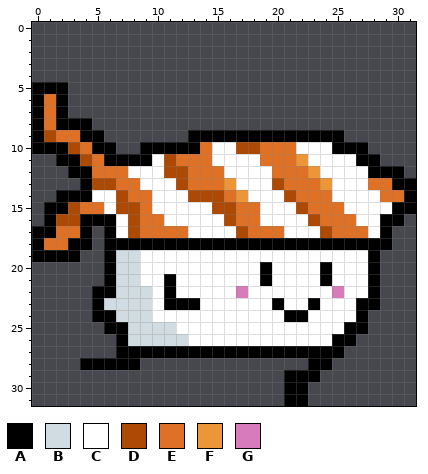
Pixel-art sprite -- public/images/salmon_nigiri_3.png. Above is the file before it was changed.
The file is 32x32 pixels.
Palette (. is transparent): A #000000  B #d1dce2  C #ffffff  D #ac4905  E #df7126  F #ed9637  G #d77bba
Pixels before, first column x 0:
 5 AAA.............................
 6 AEA.............................
 7 AEA.............................
 8 AEAAA...........................
 9 ADEEAA.......AAAAAAAAAAAAA......
10 AAADEAA..AAAAAECCDDEEECCCAAA....
11 ..AADEAAAACDEEECCCCEEEFCCCCAA...
12 ...AAEEECCCDDEEECCCCEEEFCCCCAAA.
13 ....ADDEECCCDEEEFCCCDEEEFCCCEEAA
14 ..AAACCDEECCCDDDEFCCCDEEECCCCEEA
15 .AADEECDDECCCCCDDEECCCDEEECCCCAA
16 .ADDAAACDEECCCCCDEECCCCDEEECCAA.
17 AAEEA.ACDEEEECCCCDEEECCCDEEECA..
18 AEEAA.AAAAAAAAAAAAAAAAAAAAAAAA..
19 AAAA..ABBCCCCCCCCCCCCCCCCCCCA...
20 ......ABBCCCCCCCCCCACCCCACCCA...
21 ......ABBCCACCCCCCCACCCCACCCA...
22 .....AABBBCACCCCCGCCCCCCCGCCA...
23 .....ABBBBCAAACCCCCCACCACCCAA...
24 .....AABBBCCCCCCCCCCCAACCCCA....
25 ......AABBBBCCCCCCCCCCCCCCAA....
26 .......ABBBBBCCCCCCCCCCCCAA.....
27 .......AAAAAAAAAAAAAAAAAAA......
28 ....AAAAA..............AA.......
29 .....................AAA........
30 .....................AA.........
31 .....................AA.........
After the commit:
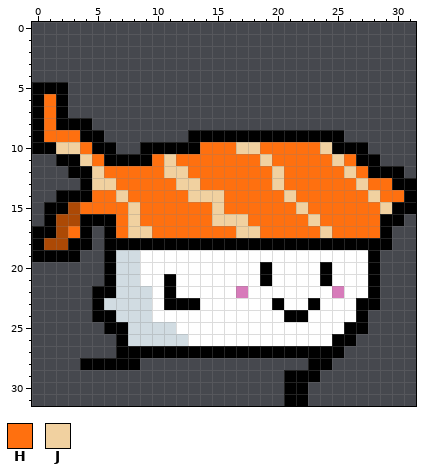
Colours new in this view: H #ff700f  J #f1d1a0
Diff:
Changed rows in their new state; - is an unchanged pixel.
first column x 1:
 6 H-----------------------------
 7 H-----------------------------
 8 H-----------------------------
 9 HHH---------------------------
10 -JJH---------HHHJJHHHHHJ------
11 ---JH----HJHHHHHHHJHHHHHJH----
12 ----JHHHHHJJHHHHHHHJHHHHHJH---
13 ----JJHHHHHJJHHHHHHJHHHHHHJHH-
14 ----HHJHHHHHJJJHHHHHJHHHHHHJHH
15 ---HHHHJHHHHHHJHHHHHHJHHHHHHJ-
16 ------HJHHHHHHJJJHHHHHJHHHHH--
17 -DH---HJJHHHHHHHJJHHHHHJHHHH--
18 DD----------------------------
Pixel boxes of the changes (left, top, right, bottom) in both pictures:
changed: (44, 94, 404, 250)
